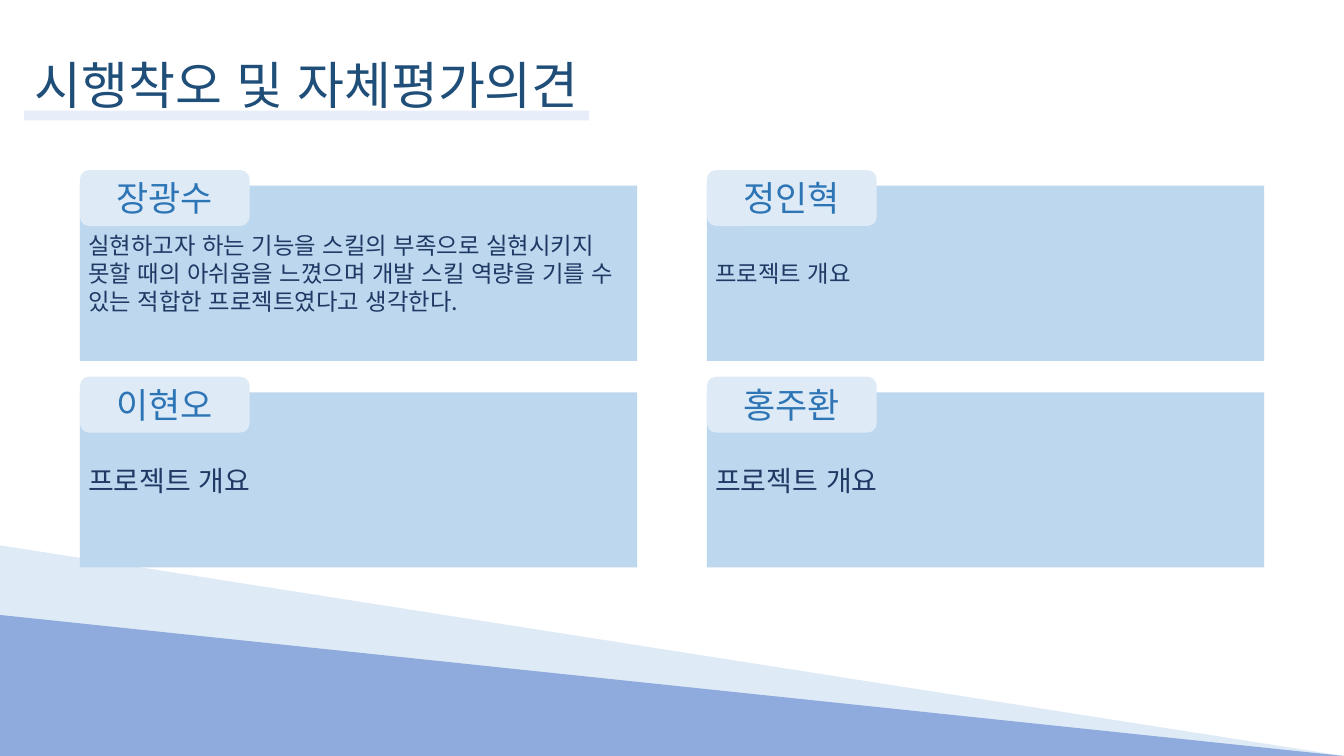
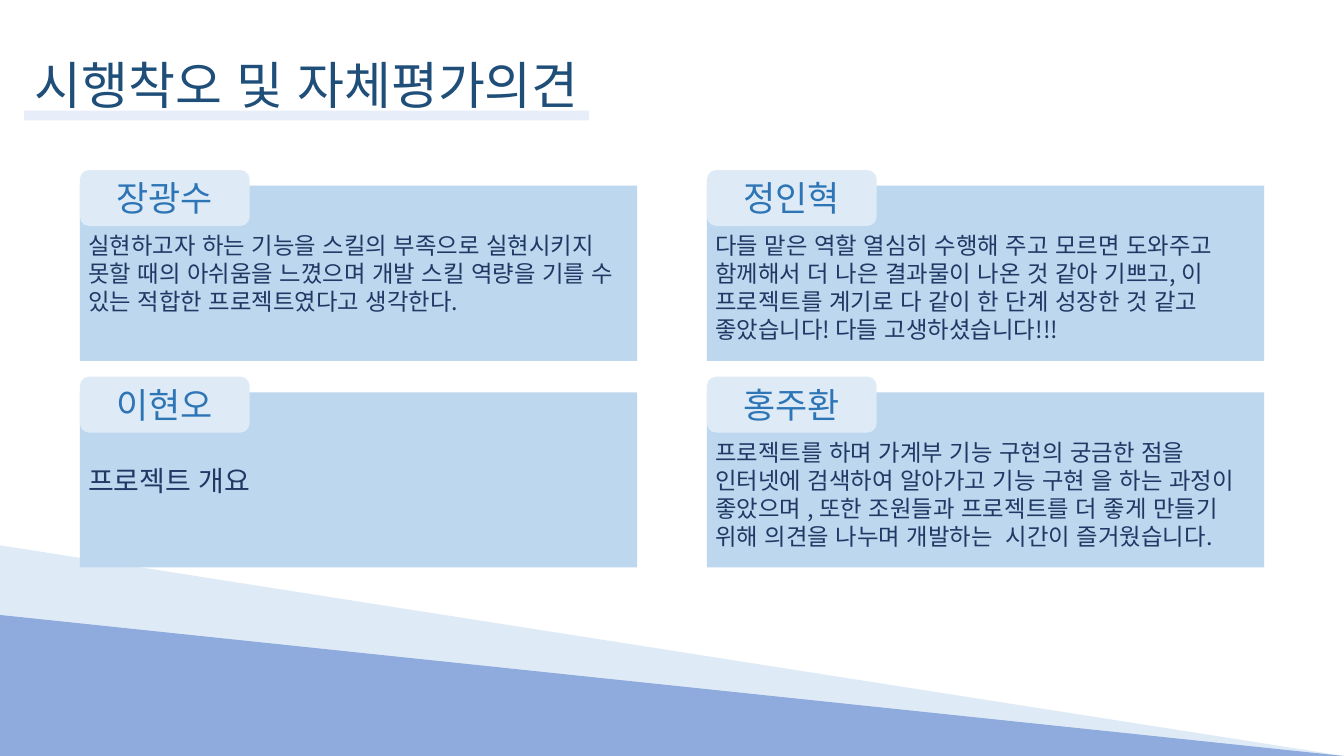
Before and after one commit to Hyno2/C-project, a slide deck: slide 17 of PPT/System.pptx. Drawn at 1344x756 pixels with LibreOffice and Linux fonts; fonts in the diff are those of the drawing. Boxes give left, top, right and bottom in pixels: in the first picture for what was removed or moved away, otherwise in the second. Text is boxed around its words. In the diff, an @@ line names an element or a change of style, - is before the commit and + after.

Commit message:
ppt의견추가

```diff
--- a/PPT/System.pptx
+++ b/PPT/System.pptx
@@ text in rectangle at (x1=715, y1=234, x2=1212, y2=340): text changed @@
-프로젝트 개요
+다들 맡은 역할 열심히 수행해 주고 모르면 도와주고 함께해서 더 나은 결과물이 나온 것 같아 기쁘고, 이 프로젝트를 계기로 다 같이 한 단계 성장한 것 같고 좋았습니다! 다들 고생하셨습니다!!!
@@ text in rectangle at (x1=715, y1=441, x2=1233, y2=547): text changed; size 24 to 20 pt @@
-프로젝트 개요
+프로젝트를 하며 가계부 기능 구현의 궁금한 점을 인터넷에 검색하여 알아가고 기능 구현 을 하는 과정이 좋았으며 , 또한 조원들과 프로젝트를 더 좋게 만들기 위해 의견을 나누며 개발하는 시간이 즐거웠습니다.
```
Also in this commit, not shown: 8 other files.
